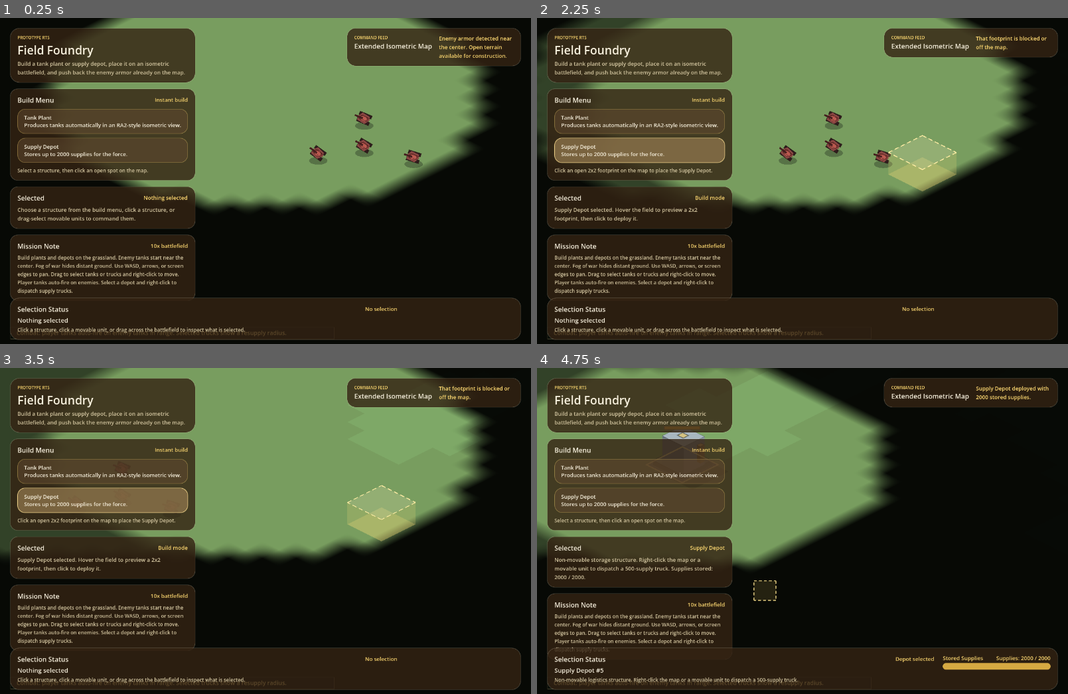
Above: before the commit, frames 1-4 (two rows, left to right).
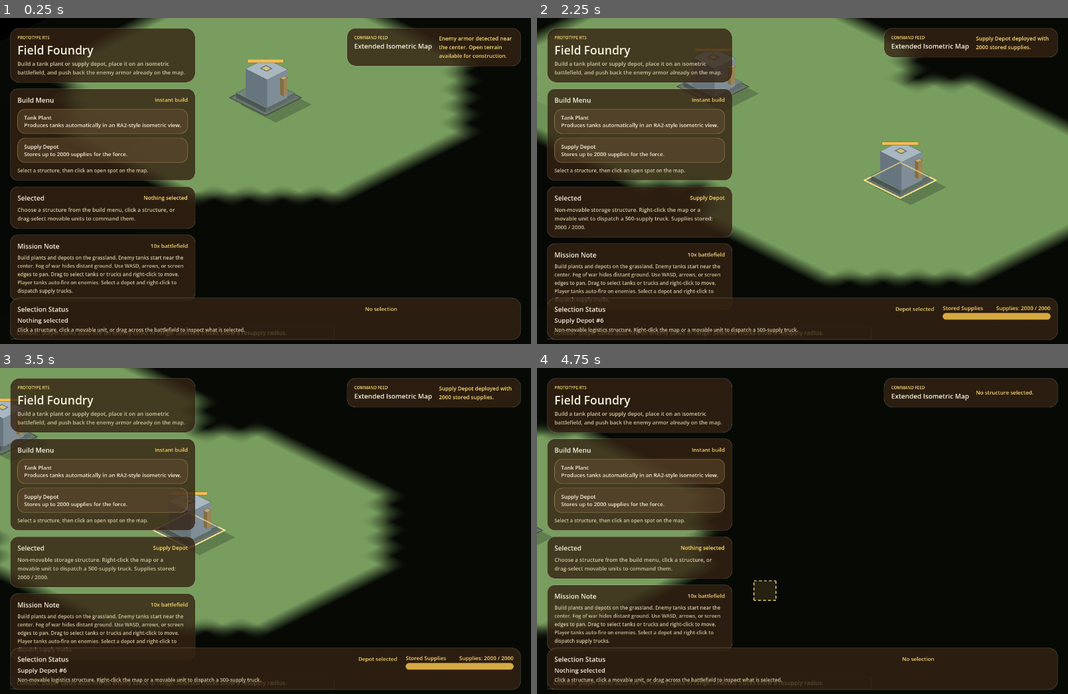
Above: after the commit, the same moments.

Repository: powerseed/RTS-game
Game: Godot game, scene res://scenes/main.tscn
Same seed, same stepped clock (60 frames per second), same inputs: the game is played once before the commit and once after it.
Inputs (mouse positions are in pixels of both pictures, inside the frame that each line leads up to):
- Up to frame 1 (0.25 s): no input
- Up to frame 2 (2.25 s): click "Tank Plant Produces tanks aut…" at 0.5 s; click "Supply Depot Stores up to 200…" at 1.25 s; tap Enter at 2 s; move the mouse to (919, 167) at 2.02 s; hold D (pan_right) from 2.03 s (still down); click (919, 167) at 2.17 s
- Up to frame 3 (3.5 s): release D (pan_right) at 2.75 s; tap Enter at 2.75 s; drag from (159, 550) to (238, 599) at 2.77 s
- Up to frame 4 (4.75 s): tap Enter at 3.5 s; move the mouse to (855, 462) at 3.52 s; hold D (pan_right) 3.53-4.25 s; click (855, 462) at 3.67 s; tap A (pan_left) at 4.25 s; drag from (775, 599) to (643, 485) at 4.27 s

The runs differ from the first frame. In frame 1, 8.0% of the frame differs, in the area x 7-93%, y 0-59%; in frame 2, 35%; in frame 3, 40%, in the area x 0-97%, y 0-97%; in frame 4, 29%.

Commit message:
Make production of tanks cost supply.

Diff:
--- a/scripts/hud.gd
+++ b/scripts/hud.gd
@@ -2,8 +2,9 @@
 ## HUD overlay – build menu, selection info, status bar, unit status panel.
 ## Communicates with Main via the build_requested signal (no tree-walking).
 
-# ── Signal for build requests (connected by Main) ───────────────────────────
+# ── Signals (connected by Main) ──────────────────────────────────────────────
 signal build_requested(btype: String)
+signal train_tank_requested
 
 # ── element refs (scene-unique nodes from hud.tscn) ────────────────────────
 @onready var brand_panel: PanelContainer = %BrandPanel
@@ -30,6 +31,13 @@
 @onready var sup_value: Label = %SupValue
 @onready var sup_bar: ProgressBar = %SupBar
 
+# ── production panel (built in code) ─────────────────────────────────────────
+var prod_panel: PanelContainer
+var btn_train_tank: Button
+var prod_progress: ProgressBar
+var prod_label: Label
+var prod_error: Label
+
 # ── colours ──────────────────────────────────────────────────────────────────
 const C_PANEL   := Color(0.204, 0.137, 0.075, 0.80)
 const C_LINE    := Color(1.0, 0.961, 0.851, 0.18)
@@ -65,6 +73,64 @@
 	hp_bar.add_theme_stylebox_override("fill", _bar_style(C_HP_A, C_HP_B))
 	sup_bar.add_theme_stylebox_override("background", _bar_bg_style())
 	sup_bar.add_theme_stylebox_override("fill", _bar_style(C_SUP_A, C_SUP_B))
+	_create_prod_panel()
+
+func _create_prod_panel() -> void:
+	prod_panel = PanelContainer.new()
+	prod_panel.add_theme_stylebox_override("panel", _panel_style(16))
+	prod_panel.layout_mode = 1
+	prod_panel.anchor_left = 0.5; prod_panel.anchor_right = 0.5
+	prod_panel.anchor_top = 1.0; prod_panel.anchor_bottom = 1.0
+	prod_panel.offset_left = -100; prod_panel.offset_right = 100
+	prod_panel.offset_top = -148; prod_panel.offset_bottom = -118
+	prod_panel.mouse_filter = Control.MOUSE_FILTER_STOP
+	var vbox_outer := VBoxContainer.new()
+	vbox_outer.add_theme_constant_override("separation", 6)
+	prod_panel.add_child(vbox_outer)
+	var hbox := HBoxContainer.new()
+	hbox.add_theme_constant_override("separation", 12)
+	hbox.alignment = BoxContainer.ALIGNMENT_CENTER
+	vbox_outer.add_child(hbox)
+	# tank icon button
+	btn_train_tank = Button.new()
+	btn_train_tank.text = "  Build Tank (500)"
+	btn_train_tank.custom_minimum_size = Vector2(140, 0)
+	btn_train_tank.focus_mode = Control.FOCUS_NONE
+	btn_train_tank.add_theme_stylebox_override("normal", _btn_style())
+	btn_train_tank.add_theme_stylebox_override("hover", _btn_style())
+	btn_train_tank.add_theme_stylebox_override("pressed", _btn_style_armed())
+	btn_train_tank.add_theme_stylebox_override("focus", _btn_style())
+	btn_train_tank.add_theme_color_override("font_color", C_TEXT)
+	btn_train_tank.add_theme_font_size_override("font_size", 14)
+	btn_train_tank.pressed.connect(func(): train_tank_requested.emit())
+	hbox.add_child(btn_train_tank)
+	# progress bar
+	var bar_vbox := VBoxContainer.new()
+	bar_vbox.size_flags_horizontal = Control.SIZE_EXPAND_FILL
+	bar_vbox.add_theme_constant_override("separation", 2)
+	hbox.add_child(bar_vbox)
+	prod_label = Label.new()
+	prod_label.text = "Idle"
+	prod_label.add_theme_color_override("font_color", C_ACCENT)
+	prod_label.add_theme_font_size_override("font_size", 11)
+	bar_vbox.add_child(prod_label)
+	prod_progress = ProgressBar.new()
+	prod_progress.max_value = 1.0
+	prod_progress.show_percentage = false
+	prod_progress.custom_minimum_size = Vector2(80, 12)
+	prod_progress.add_theme_stylebox_override("background", _bar_bg_style())
+	prod_progress.add_theme_stylebox_override("fill", _bar_style(C_ACCENT, C_SUP_B))
+	bar_vbox.add_child(prod_progress)
+	# error message label
+	prod_error = Label.new()
+	prod_error.text = ""
+	prod_error.add_theme_color_override("font_color", Color(1.0, 0.45, 0.4))
+	prod_error.add_theme_font_size_override("font_size", 12)
+	prod_error.horizontal_alignment = HORIZONTAL_ALIGNMENT_CENTER
+	prod_error.visible = false
+	vbox_outer.add_child(prod_error)
+	add_child(prod_panel)
+	prod_panel.visible = false
 
 func _process(_dt: float) -> void:
 	queue_redraw()
@@ -189,6 +255,14 @@
 func set_sel_detail(txt: String) -> void:
 	lbl_sel_detail.text = txt
 
+func show_prod_error(msg: String) -> void:
+	prod_error.text = msg
+	prod_error.visible = true
+
+func clear_prod_error() -> void:
+	prod_error.text = ""
+	prod_error.visible = false
+
 func sync_build_buttons() -> void:
 	var armed_plant: bool = Game.build_mode == Game.T_PLANT
 	var armed_depot: bool = Game.build_mode == Game.T_DEPOT
@@ -203,6 +277,7 @@
 func reset_selection() -> void:
 	lbl_sel_pill.text = "Nothing selected"
 	lbl_sel_detail.text = "Choose a structure from the build menu, click a structure, or drag-select movable units to command them."
+	prod_panel.visible = false
 
 func reset_unit_panel() -> void:
 	lbl_unit_pill.text = "No selection"
@@ -210,6 +285,7 @@
 	lbl_unit_copy.text = "Click a structure, click a movable unit, or drag across the battlefield to inspect what is selected."
 	hp_row.visible = false
 	sup_row.visible = false
+	prod_panel.visible = false
 	hp_value.text = "HP: --"
 	sup_value.text = "Supplies: --"
 	hp_bar.value = 0; sup_bar.value = 0
@@ -217,10 +293,10 @@
 func show_struct(s: Node2D) -> void:
 	if s is TankPlant:
 		lbl_sel_pill.text = s.label
-		lbl_sel_detail.text = "Non-movable production structure. Produces tanks automatically. Units built: " + str(s.produced) + "."
+		lbl_sel_detail.text = "Click Build Tank to produce a tank. Units built: " + str(s.produced) + "."
 		lbl_unit_pill.text = "Structure selected"
 		lbl_unit_name.text = "Tank Plant #" + str(s.entity_id)
-		lbl_unit_copy.text = "Non-movable production structure. Tanks roll out automatically from this factory."
+		lbl_unit_copy.text = "Production structure. Click the Build Tank button to queue a tank."
 		var prog: float = s.get_production_progress()
 		hp_row.visible = true
 		hp_label.text = "Assembly Progress"
@@ -230,7 +306,18 @@
 		sup_label.text = "Units Built"
 		sup_value.text = "Built: " + str(s.produced)
 		sup_bar.value = 1.0 if s.produced > 0 else 0.0
+		# show production panel
+		prod_panel.visible = true
+		prod_progress.value = prog
+		if s.building:
+			prod_label.text = str(roundi(prog * 100)) + "%"
+			btn_train_tank.add_theme_stylebox_override("normal", _btn_style_armed())
+			prod_error.visible = false
+		else:
+			prod_label.text = "Idle"
+			btn_train_tank.add_theme_stylebox_override("normal", _btn_style())
 	elif s is SupplyDepot:
+		prod_panel.visible = false
 		var ratio: float = s.stored / float(s.max_stored) if s.max_stored > 0 else 0.0
 		lbl_sel_pill.text = s.label
 		lbl_sel_detail.text = "Non-movable storage structure. Right-click the map or a movable unit to dispatch a 500-supply truck. Supplies stored: " + str(roundi(s.stored)) + " / " + str(roundi(s.max_stored)) + "."
@@ -244,6 +331,7 @@
 		sup_bar.value = ratio
 
 func show_units(us: Array[Node2D]) -> void:
+	prod_panel.visible = false
 	if us.size() == 1:
 		var u: Unit = us[0] as Unit
 		var is_truck: bool = u is Truck
--- a/scripts/main.gd
+++ b/scripts/main.gd
@@ -17,7 +17,9 @@
 	get_tree().root.size_changed.connect(_on_resize)
 	_on_resize()
 	_spawn_enemies()
+	_spawn_starting_depot()
 	hud.build_requested.connect(toggle_build)
+	hud.train_tank_requested.connect(_on_train_tank)
 	hud.sync_build_buttons()
 	hud.reset_selection()
 	hud.reset_unit_panel()
@@ -187,7 +189,7 @@
 	Game.build_mode = ""; Game.hover_tile = Vector2i(-1, -1)
 	hud.sync_build_buttons()
 	hud.set_status(
-		"Tank Plant deployed. It is already assembling tanks." if structure is TankPlant
+		"Tank Plant deployed. Click Build Tank to start production." if structure is TankPlant
 		else "Supply Depot deployed with 2000 stored supplies.")
 	Game.structure_placed.emit(structure)
 
@@ -206,6 +208,40 @@
 	tank.heading = Vector2(1.0, 0.0)
 	entities.add_child(tank)
 	Game.unit_spawned.emit(tank)
+	hud.set_status("Tank produced from Plant #" + str(plant.entity_id) + ".")
+
+func _on_train_tank() -> void:
+	const RESOURCE_NAME := "Supply"
+	const DEPOT_NAME := "Supply Depot"
+	var ss = Game.selected_structure
+	if ss == null or not is_instance_valid(ss) or not (ss is TankPlant):
+		hud.set_status("Select a Tank Plant first.")
+		return
+	if ss.building:
+		hud.set_status("Tank Plant is already building.")
+		return
+	var cost := 500.0  # total build cost; tank spawns fully supplied
+	# Find a depot with enough supply
+	var depot: SupplyDepot = null
+	for s: Structure in Game.get_structures():
+		if s is SupplyDepot and s.faction == Game.PLAYER and s.stored >= cost:
+			depot = s
+			break
+	if depot == null:
+		# Check if any depot exists at all
+		var any_depot := false
+		for s: Structure in Game.get_structures():
+			if s is SupplyDepot and s.faction == Game.PLAYER:
+				any_depot = true; break
+		if not any_depot:
+			hud.show_prod_error("No " + DEPOT_NAME + " nearby.")
+		else:
+			hud.show_prod_error("Insufficient " + RESOURCE_NAME + ".")
+		return
+	hud.clear_prod_error()
+	depot.stored -= cost
+	ss.queue_tank()
+	hud.set_status("Tank production started at Plant #" + str(ss.entity_id) + ". " + str(roundi(cost)) + " " + RESOURCE_NAME + " deducted.")
 
 # ═══════════════════════════════════════════════════════════════════════════════
 #  SELECTION
@@ -511,9 +547,6 @@
 		if u.faction == Game.PLAYER:
 			has_friendly = true
 			_reveal(u.gx, u.gy, u.vision_radius)
-	if not has_friendly:
-		_reveal(Game.cam.x, Game.cam.y, Game.VIS_FALLBACK)
-
 func _reveal(cx: float, cy: float, rad: float) -> void:
 	var mnc := clampi(int(cx - rad), 0, Game.MAP_COLS - 1)
 	var mxc := clampi(ceili(cx + rad), 0, Game.MAP_COLS - 1)
@@ -548,6 +581,18 @@
 		tank.can_attack = false
 		entities.add_child(tank)
 
+func _spawn_starting_depot() -> void:
+	var depot := SupplyDepotScene.instantiate() as SupplyDepot
+	depot.grid_col = 10
+	depot.grid_row = 48
+	depot.faction = Game.PLAYER
+	depot.entity_id = Game.next_id
+	Game.next_id += 1
+	entities.add_child(depot)
+	Game.structure_placed.emit(depot)
+	# Center camera on the depot
+	Game.cam = Vector2(depot.grid_col + depot.grid_w * 0.5, depot.grid_row + depot.grid_h * 0.5)
+
 # ═══════════════════════════════════════════════════════════════════════════════
 #  UI REFRESH
 # ═══════════════════════════════════════════════════════════════════════════════
--- a/scripts/tank_plant.gd
+++ b/scripts/tank_plant.gd
@@ -1,26 +1,33 @@
 class_name TankPlant
 extends Structure
-## Tank production facility. Produces tanks automatically via a Timer node.
+## Tank production facility. Produces a tank when the player requests it.
 
 signal tank_produced(plant: TankPlant)
 
 @onready var production_timer: Timer = $ProductionTimer
 var produced: int = 0
+var building: bool = false
 
 func _ready() -> void:
 	super._ready()
 	label = "Tank Plant"
 	grid_w = 2
 	grid_h = 2
+	production_timer.one_shot = true
 	production_timer.timeout.connect(_on_production_timeout)
-	production_timer.start(0.8)
+
+func queue_tank() -> void:
+	if building: return
+	building = true
+	production_timer.start(Game.BLDG.tank_plant.prod_interval)
 
 func _on_production_timeout() -> void:
+	building = false
 	produced += 1
 	tank_produced.emit(self)
 
 func get_production_progress() -> float:
-	if production_timer and not production_timer.is_stopped():
+	if building and not production_timer.is_stopped():
 		return 1.0 - clampf(production_timer.time_left / production_timer.wait_time, 0, 1)
 	return 0.0
 
@@ -68,10 +75,11 @@
 	# factory bay
 	var fb := _fp(c + 0.95, r + 0.98, 0.72, 0.48, 40)
 	_poly_fill([fb.nw, fb.ne, fb.se, fb.sw], Color(0.082, 0.102, 0.118, 0.25))
-	# progress bar
-	var prog := get_production_progress()
-	var ba := Game.grid_to_world(c + grid_w * 0.5, r + grid_h * 0.5, hp + 32)
-	_progress_bar(ba.x - 42, ba.y, 84, prog)
+	# progress bar (only when building)
+	if building:
+		var prog := get_production_progress()
+		var ba := Game.grid_to_world(c + grid_w * 0.5, r + grid_h * 0.5, hp + 32)
+		_progress_bar(ba.x - 42, ba.y, 84, prog)
 	# selection glow
 	if sel:
 		_poly_stroke([pad.nw, pad.ne, pad.se, pad.sw],
